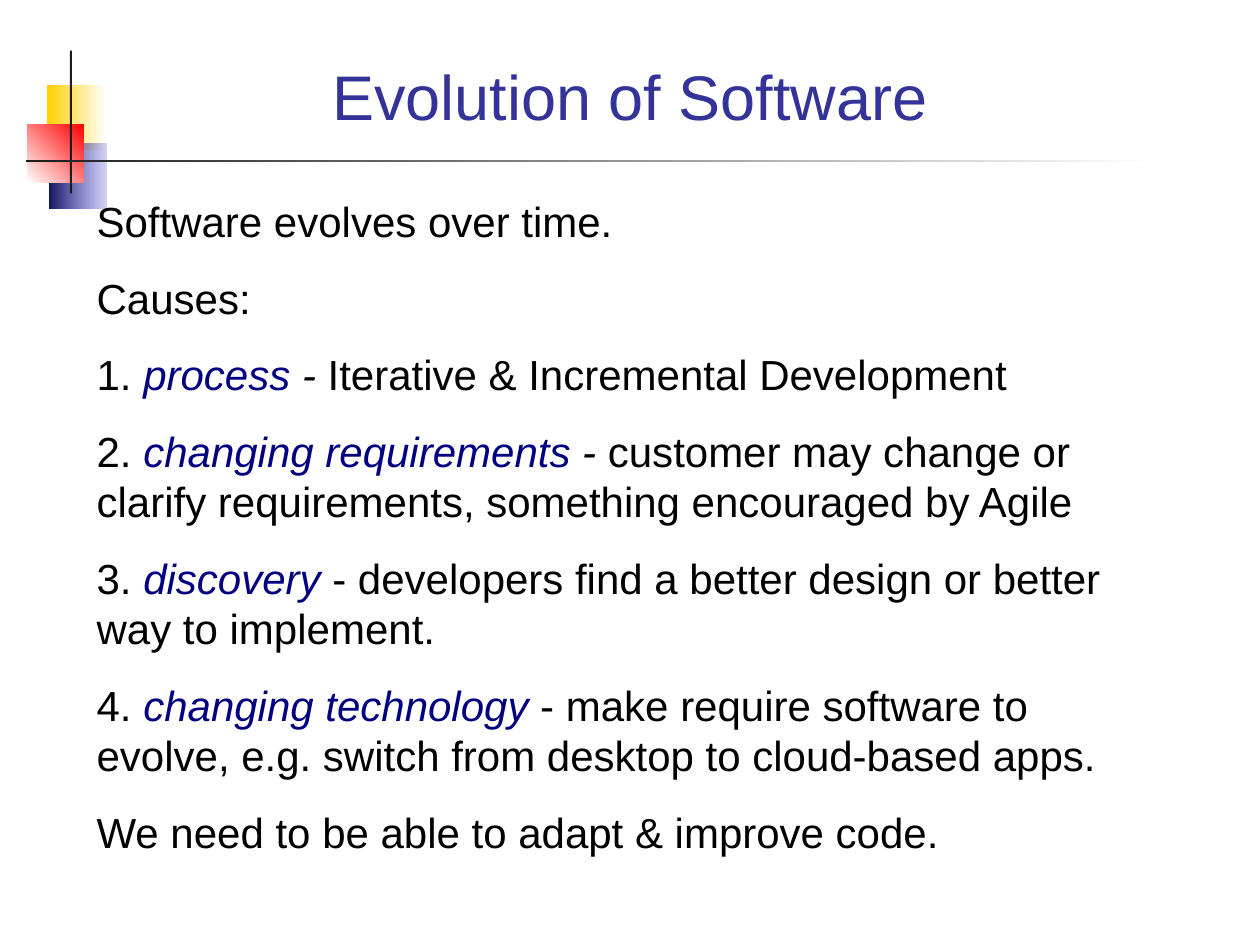
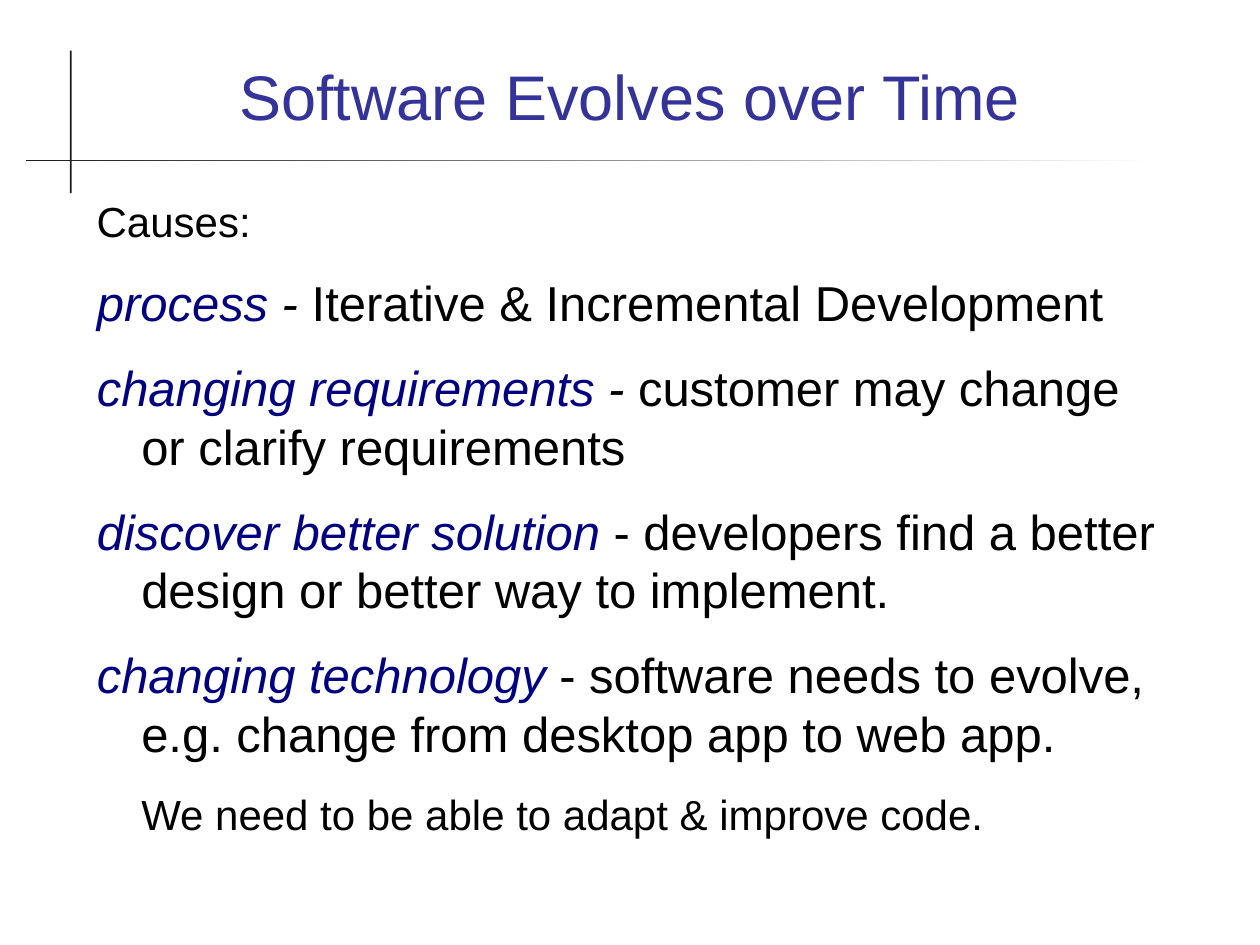
Before and after one commit to cpske/ISP, a slide deck: slide 6 of refactoring/Refactoring.ppt. Drawn at 1260x945 pixels with LibreOffice and Linux fonts; fonts in the diff are those of the drawing. Boxes give left, top, right and bottom in pixels: in the first picture for what was removed or moved away, otherwise in the second. Text is boxed around its words. In the diff, an @@ line names an element or a change of style, - is before the commit and + after.

Commit message:
update refactoring slides, minor change in agile assignment

```diff
--- a/refactoring/Refactoring.ppt
+++ b/refactoring/Refactoring.ppt
@@ rectangle removed at bbox=[47, 84, 106, 150] @@
@@ title at bbox=[240, 74, 1020, 121]: text changed @@
-Evolution of Software
+Software Evolves over Time
@@ rectangle removed at bbox=[28, 125, 84, 183] @@
@@ rectangle removed at bbox=[49, 144, 106, 209] @@
@@ text at bbox=[97, 203, 612, 238]: paragraph removed @@
-Software evolves over time.
@@ text at bbox=[97, 285, 1155, 762]: text changed; size 24 to 28 pt @@
-1. process - Iterative & Incremental Development
-2. changing requirements - customer may change or clarify requirements, something encouraged by Agile
-3. discovery - developers find a better design or better way to implement.
-4. changing technology - make require software to evolve, e.g. switch from desktop to cloud-based apps.
+process - Iterative & Incremental Development
+changing requirements - customer may change or clarify requirements
+discover better solution - developers find a better design or better way to implement.
+changing technology - software needs to evolve, e.g. change from desktop app to web app.
```
Also in this commit, not shown: 27 other slides changed, 9 other files.
